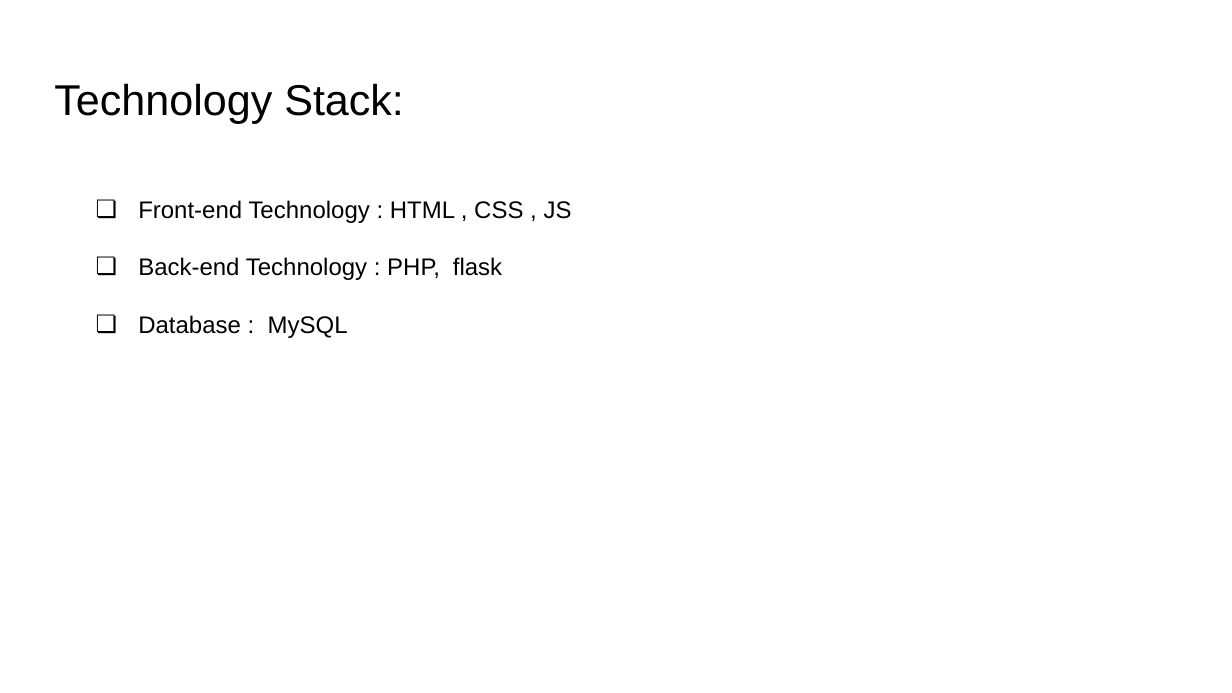
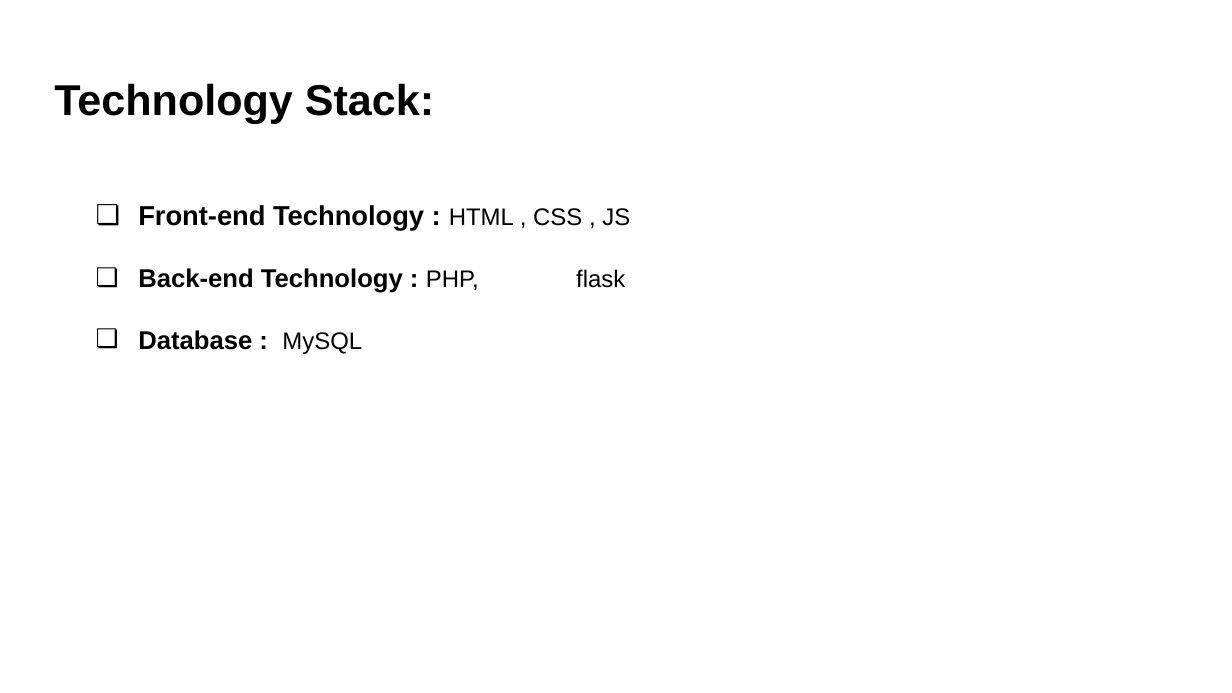
Before and after one commit to karpagamitech/CISHack-KARPAGAM, a slide deck: slide 7 of devils/presentation/PROJECT PROPOSAL.pptx. Drawn at 1232x693 pixels with LibreOffice and Linux fonts; fonts in the diff are those of the drawing. Boxes give left, top, right and bottom in pixels: in the first picture for what was removed or moved away, otherwise in the second. Text is boxed around its words. In the diff, an @@ line names an element or a change of style, - is before the commit and + after.

```diff
--- a/devils/presentation/PROJECT PROPOSAL.pptx
+++ b/devils/presentation/PROJECT PROPOSAL.pptx
@@ title "Technology Stack:" at [54,83,434,123]: bold on @@
@@ text "Front-end Technology : HTML , ..." at [138,205,630,354]: size 14 to 16 pt in "Front-end Technology :"; bold on in "Front-end Technology :", "Back-end Technology :", "Database :"; size 14 to 15 pt in "Back-end Technology :", "Database :" @@
```
Also in this commit, not shown: 6 other slides changed.
